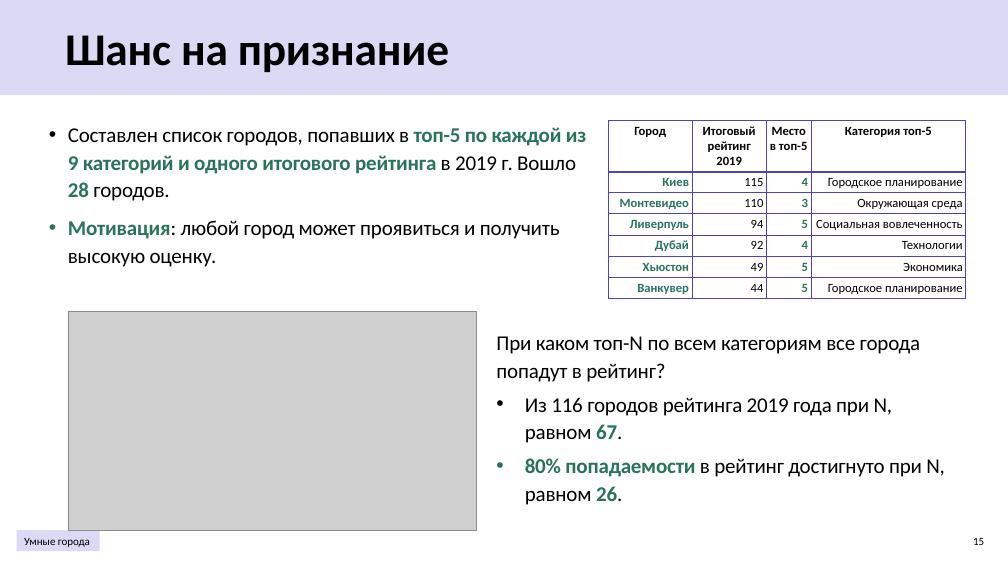
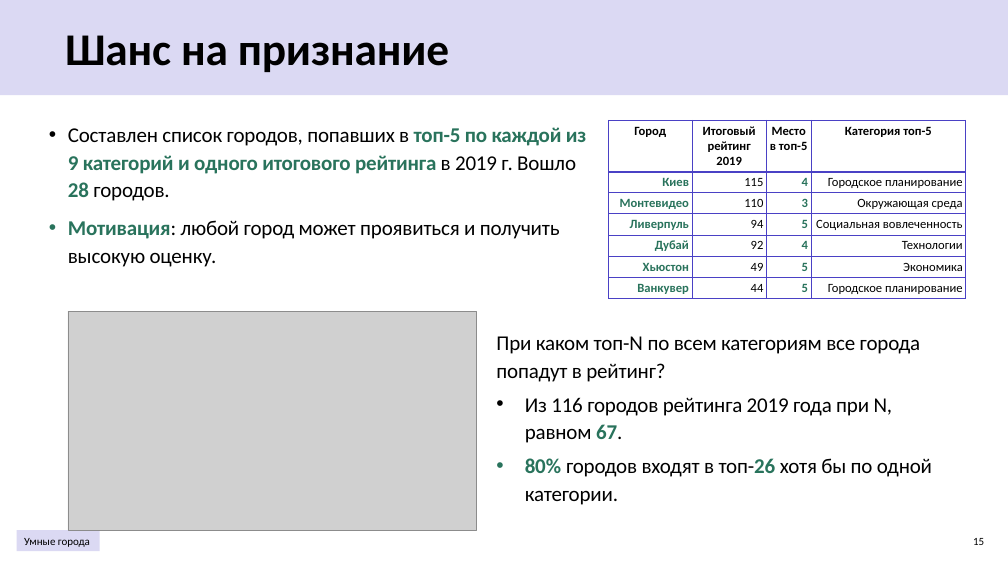
Before and after one commit to izelberg/Smart_Cities, a slide deck: slide 15 of Умные города.pptx. Drawn at 1008x567 pixels with LibreOffice and Linux fonts; fonts in the diff are those of the drawing; grey boxes stand for pictures. Boxes give left, top, right and bottom in pixels: in the first picture for what was removed or moved away, otherwise in the second. Text is boxed around its words. In the diff, an @@ line names an element or a change of style, - is before the commit and + after.

```diff
--- a/Умные города.pptx
+++ b/Умные города.pptx
@@ text at (525,458,932,505): text changed @@
-• 80% попадаемости в рейтинг достигнуто при N, равном 26.
+• 80% городов входят в топ-26 хотя бы по одной категории.
```
Also in this commit, not shown: 2 other slides changed, 2 other files.
